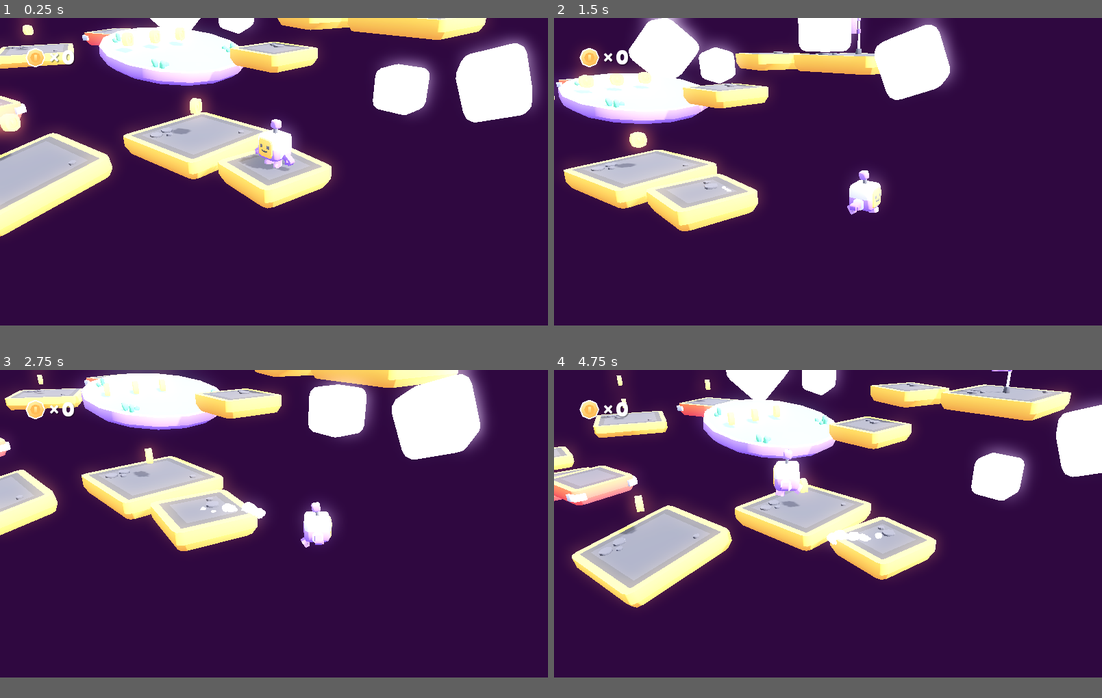
Above: before the commit, frames 1-4 (two rows, left to right).
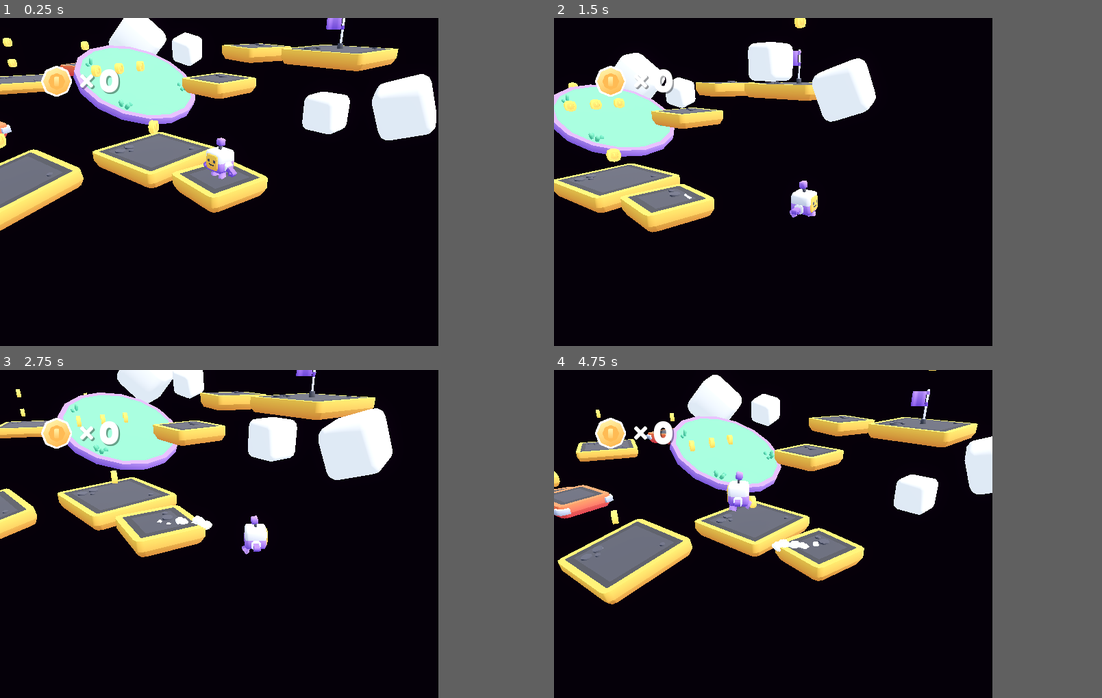
Above: after the commit, the same moments.

Repository: dev-dwarf/gmtk2025
Game: Godot game, scene res://scenes/main.tscn
Same seed, same stepped clock (60 frames per second), same inputs: the game is played once before the commit and once after it.
Inputs (mouse positions are in pixels of both pictures, inside the frame that each line leads up to):
- Up to frame 1 (0.25 s): no input
- Up to frame 2 (1.5 s): move the mouse to (948, 155) at 0.52 s; hold D (move_right) 0.53-1.28 s; tap Down (camera_down) at 0.6 s; tap Space (jump) at 0.77 s; move the mouse to (718, 188) at 1.27 s; hold S (move_back) from 1.28 s (still down); tap Left (camera_left) at 1.35 s
- Up to frame 3 (2.75 s): tap Space (jump) at 1.52 s; move the mouse to (328, 455) at 2.02 s; release S (move_back) at 2.03 s; hold D (move_right) from 2.03 s (still down); tap Right (camera_right) at 2.1 s
- Up to frame 4 (4.75 s): move the mouse to (800, 586) at 2.77 s; release D (move_right) at 2.78 s; hold W (move_forward) 2.78-3.53 s; tap Up (camera_up) at 2.85 s; tap Space (jump) at 3.02, 3.77, 4.52 s; move the mouse to (992, 570) at 3.52 s; hold A (move_left) from 3.53 s (still down); tap Mouse wheel up (zoom_in) at 3.6 s; move the mouse to (663, 478) at 4.27 s; tap Mouse wheel down (zoom_out) at 4.35 s
In our replay, the window is 800x450 before the commit and 640x480 after it. These sizes can differ from the game's own. Grey fills any space a smaller window leaves; there, only what the larger window draws over its background counts as a difference.

The runs differ from the first frame. In frame 1, 77% of the frame differs, in the area x 0-99%, y 0-94%; in frame 2, 74%; in frame 3, 76%; in frame 4, 78%, in the area x 0-100%, y 0-94%.

Commit message:
crunchy web-compatible rendering

Diff:
--- a/project.godot
+++ b/project.godot
@@ -24,8 +24,10 @@
 
 [display]
 
-window/size/viewport_width=1280
-window/size/viewport_height=720
+window/size/viewport_width=640
+window/size/viewport_height=480
+window/size/sharp_corners=true
+window/stretch/mode="viewport"
 
 [editor]
 
@@ -118,4 +120,9 @@
 
 [rendering]
 
-anti_aliasing/quality/screen_space_aa=1
+textures/canvas_textures/default_texture_filter=0
+renderer/rendering_method="gl_compatibility"
+renderer/rendering_method.mobile="gl_compatibility"
+camera/depth_of_field/depth_of_field_use_jitter=true
+viewport/hdr_2d=true
+environment/glow/upscale_mode.mobile=1
--- a/scenes/main-environment.tres
+++ b/scenes/main-environment.tres
@@ -14,19 +14,19 @@
 background_color = Color(0.0392157, 0.0117647, 0.0509804, 1)
 sky = SubResource("Sky_7bk1c")
 ambient_light_source = 2
-ambient_light_color = Color(0.662745, 0.694118, 0.772549, 1)
-ambient_light_energy = 1.5
+ambient_light_color = Color(0.6804, 0.73656, 0.81, 1)
+ambient_light_sky_contribution = 0.71
 tonemap_mode = 2
-tonemap_exposure = 1.67
-ssao_enabled = true
-ssao_radius = 0.45
-ssao_intensity = 1.0
-ssao_power = 0.43736
-ssao_sharpness = 0.77
+tonemap_exposure = 1.33
+ssao_sharpness = 0.56
 glow_enabled = true
-glow_intensity = 0.46
-glow_bloom = 0.07
-glow_blend_mode = 4
-glow_hdr_threshold = 1.17
+glow_levels/2 = 1.0
+glow_levels/4 = 1.0
+glow_levels/5 = 0.0
+glow_intensity = 0.03
+glow_strength = 1.15
+glow_bloom = 0.05
+glow_blend_mode = 1
+glow_hdr_threshold = 0.0
 fog_sky_affect = 0.063
 adjustment_enabled = true
--- a/scenes/main.tscn
+++ b/scenes/main.tscn
@@ -15,6 +15,12 @@
 [ext_resource type="FontFile" uid="uid://d0cxd77jybrcn" path="res://fonts/lilita_one_regular.ttf" id="17_tk810"]
 
 [sub_resource type="CameraAttributesPractical" id="CameraAttributesPractical_trceg"]
+dof_blur_far_enabled = true
+dof_blur_far_distance = 11.08
+dof_blur_far_transition = -1.0
+dof_blur_near_distance = 3.55
+dof_blur_near_transition = -1.0
+dof_blur_amount = 0.04
 
 [sub_resource type="LabelSettings" id="LabelSettings_38ys3"]
 font = ExtResource("17_tk810")
@@ -23,14 +29,6 @@
 shadow_offset = Vector2(2, 2)
 
 [node name="Main" type="Node3D"]
-
-[node name="Environment" type="WorldEnvironment" parent="."]
-environment = ExtResource("1_ahusb")
-
-[node name="Sun" type="DirectionalLight3D" parent="Environment"]
-transform = Transform3D(-0.422618, -0.694272, 0.582564, 0, 0.642788, 0.766044, -0.906308, 0.323744, -0.271654, 0, 0, 0)
-shadow_enabled = true
-shadow_opacity = 0.75
 
 [node name="Player" parent="." node_paths=PackedStringArray("view") instance=ExtResource("2_onms2")]
 view = NodePath("../View")
@@ -44,7 +42,15 @@
 transform = Transform3D(1, 0, 0, 0, 1, 0, 0, 0, 1, 0, 0, 10)
 attributes = SubResource("CameraAttributesPractical_trceg")
 current = true
-fov = 40.0
+fov = 49.6
+near = 0.005
+
+[node name="Environment" type="WorldEnvironment" parent="View/Camera"]
+environment = ExtResource("1_ahusb")
+
+[node name="Sun" type="DirectionalLight3D" parent="View/Camera/Environment"]
+transform = Transform3D(-0.422618, -0.694272, 0.582564, 0, 0.642788, 0.766044, -0.906308, 0.323744, -0.271654, 0, 0, 0)
+shadow_opacity = 0.75
 
 [node name="World" type="Node3D" parent="."]
 
@@ -82,7 +88,7 @@
 transform = Transform3D(0.939693, 0, 0.34202, 0, 1, 0, -0.34202, 0, 0.939693, -11.7527, 1.8303, -2.30579)
 
 [node name="platform-grass-large-round" parent="World" instance=ExtResource("8_4oh1e")]
-transform = Transform3D(0.98171, 0.190381, 0, -0.190381, 0.98171, 0, 0, 0, 1, -7, 1.71764, -2)
+transform = Transform3D(0.87288, 0.487936, 0, -0.487936, 0.87288, 0, 0, 0, 1, -7, 1.71764, -2)
 
 [node name="flag" parent="World" instance=ExtResource("9_fw1f5")]
 transform = Transform3D(0.707107, 0, -0.707107, 0, 1, 0, 0.707107, 0, 0.707107, 0, 3.48077, -6)
Not shown, added: export_presets.cfg
Not shown, changed: .gitignore
